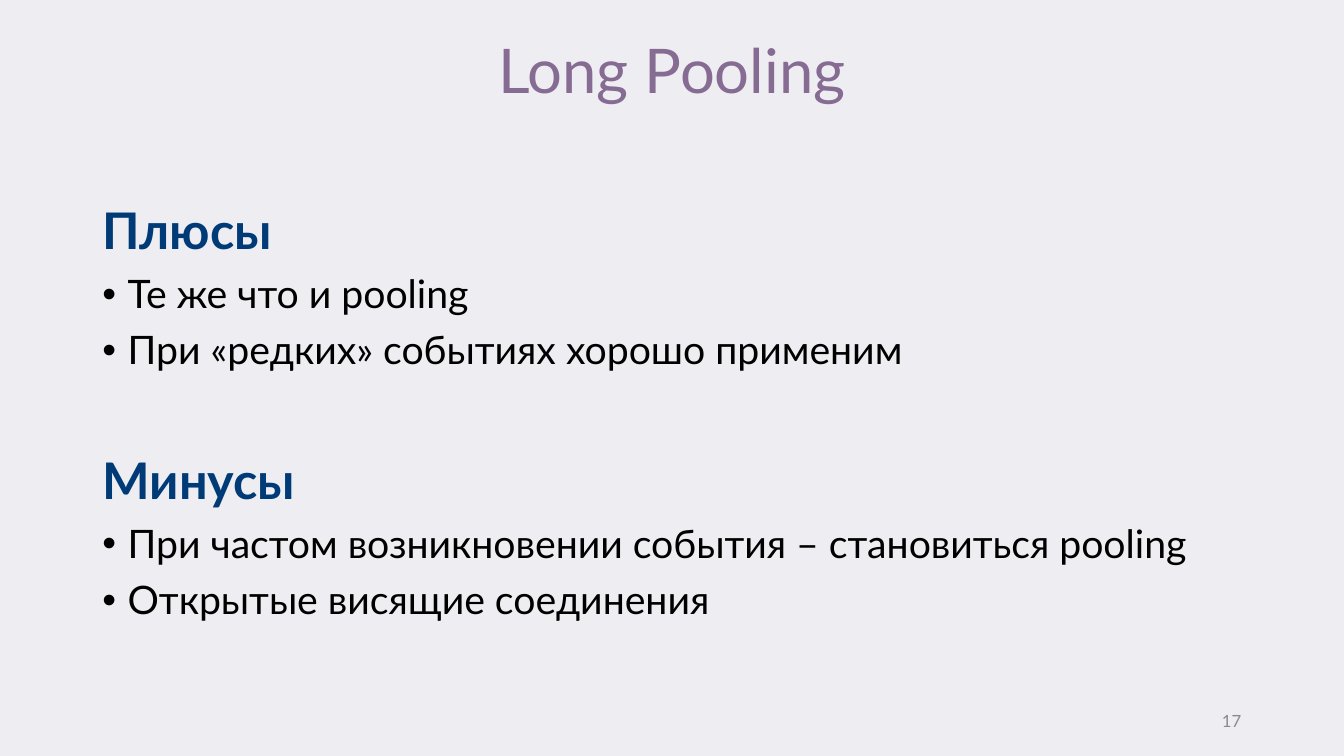
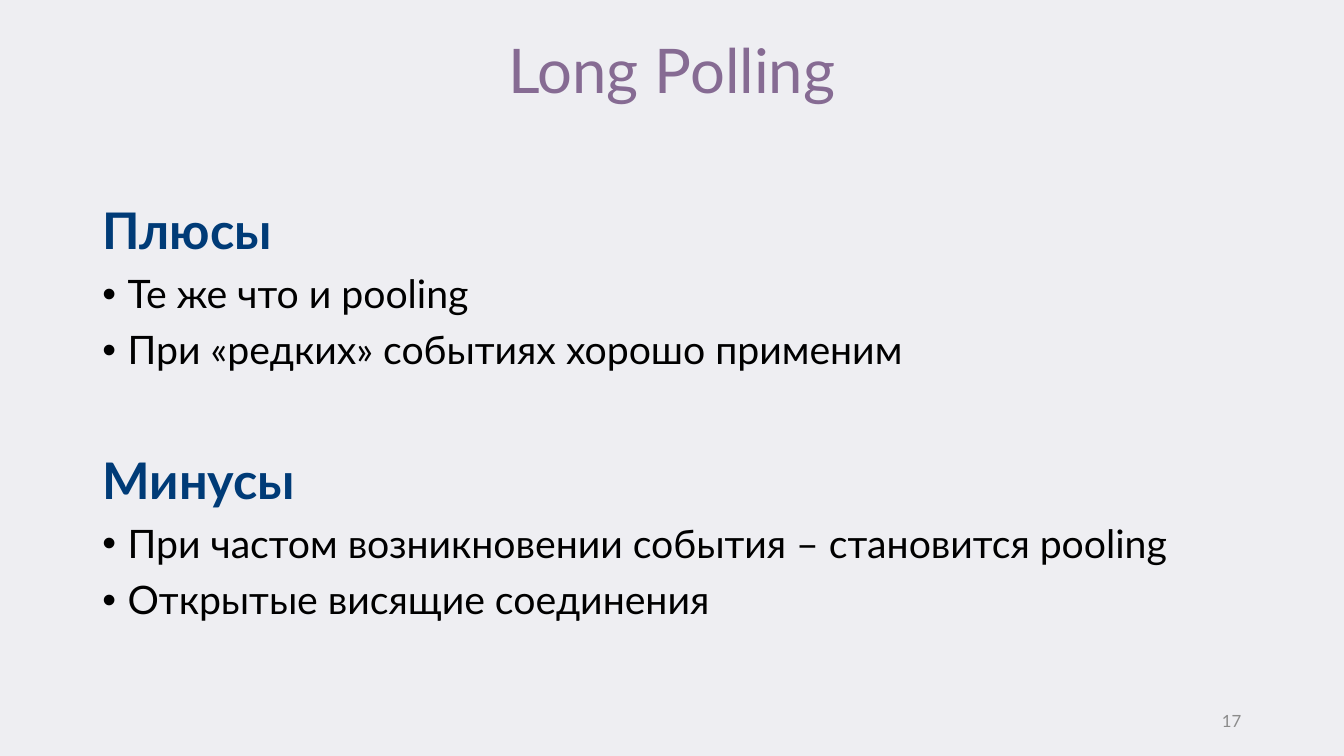
Before and after one commit to VAZarubin/ClientNotification, a slide deck: slide 17 of От Сервера клиенту или как это работает у.pptx. Drawn at 1344x756 pixels with LibreOffice and Linux fonts; fonts in the diff are those of the drawing. Boxes give left, top, right and bottom in pixels: in the first picture for what was removed or moved away, otherwise in the second. Text is boxed around its words. In the diff, an @@ line names an element or a change of style, - is before the commit and + after.

```diff
--- a/От Сервера клиенту или как это работает у.pptx
+++ b/От Сервера клиенту или как это работает у.pptx
@@ title at [508, 47, 836, 104]: text changed @@
-Long Pooling
+Long Polling
@@ text at [128, 529, 1167, 565]: text changed @@
-• При частом возникновении события – становиться pooling
+• При частом возникновении события – становится pooling
```
Also in this commit, not shown: 22 other slides changed.
